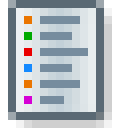
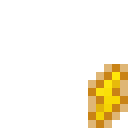
Layered file, before and after one edit (128 × 128). Changes by layer:
hid group "clist" (1st of 2) (1 layers) over <box>16,8,96,112</box>
added group "lightning" (1st of 2) with 1 layers above "menu" over <box>96,72,120,120</box>
added layer "lightning" (2nd of 2, in "lightning") in group "lightning" over <box>96,72,120,120</box>
